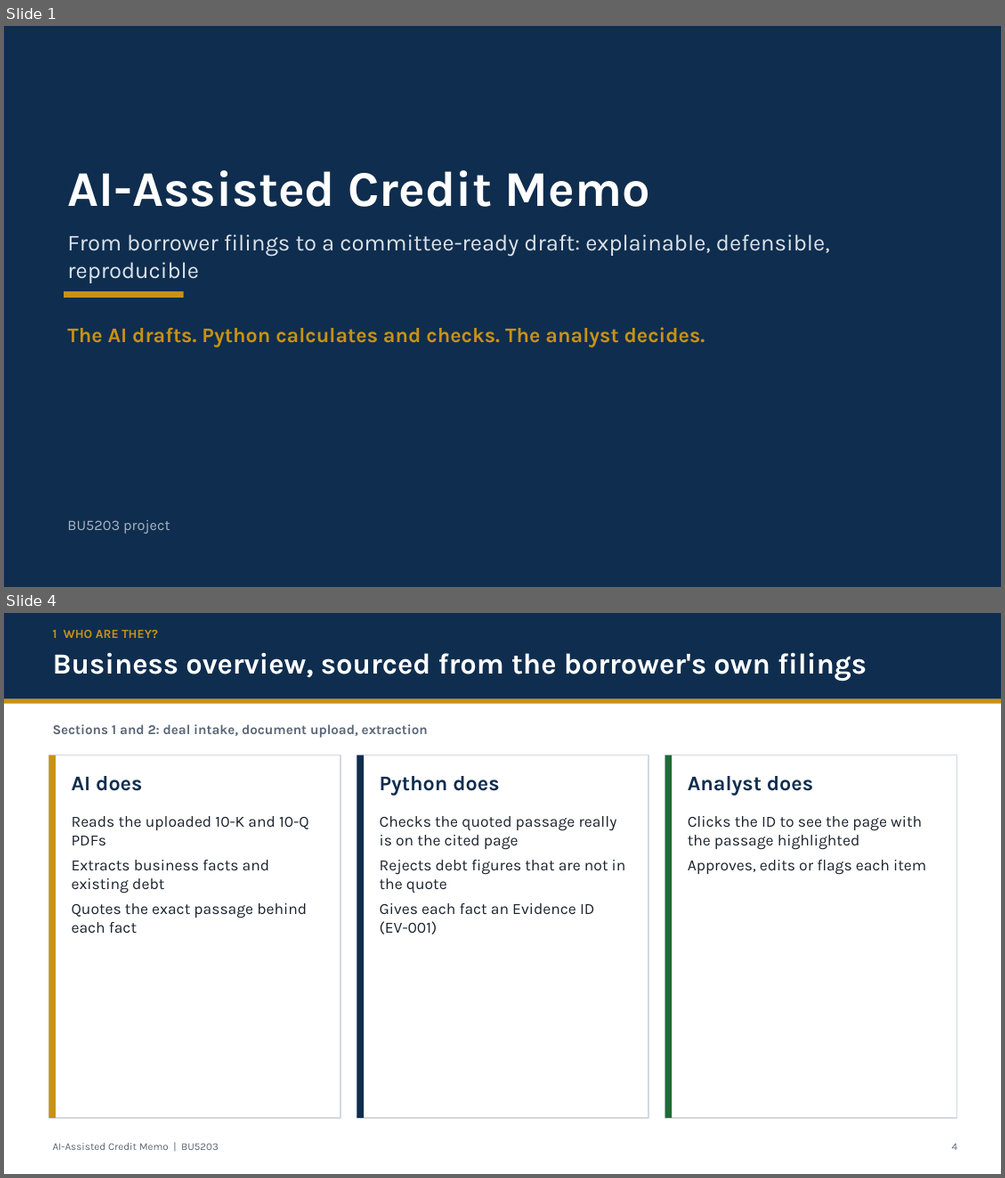
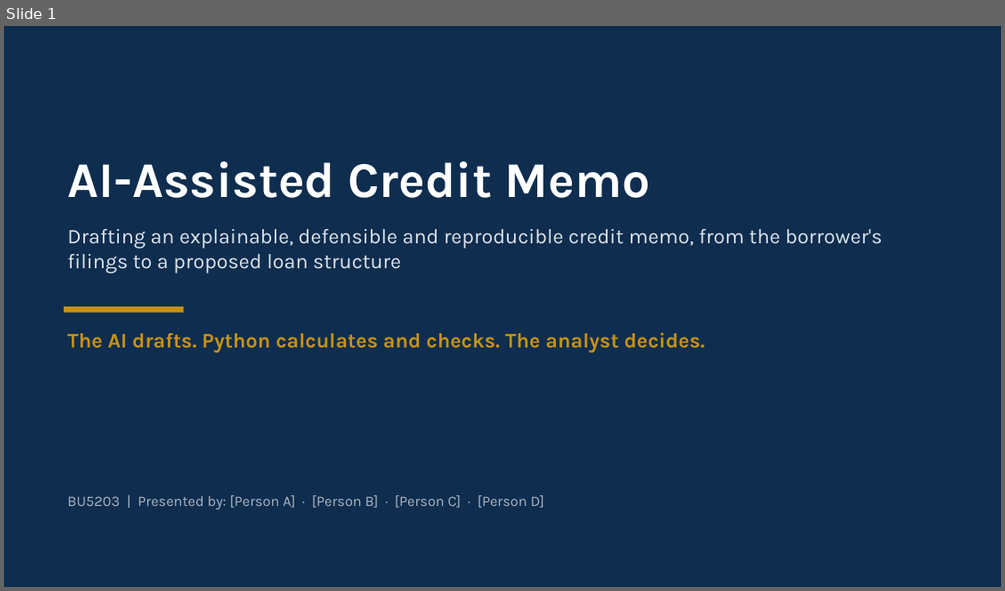
Before and after one commit to victor-CpUlU/BU5203, a slide deck: Credit_Memo_AI_Presentation.pptx. Shown one above the other, each under a label of ours: slides 1 and 4 before the commit, slide 1 after it; the slides between them are not shown. The pictures are 1005x1178 and 1005x591 pixels, drawn with LibreOffice and Linux fonts; fonts in the diff are those of the drawing. Boxes give left, top, right and bottom in pixels: in the first picture for what was removed or moved away, otherwise in the second. Text is boxed around its words. In the diff, an @@ line names an element or a change of style, - is before the commit and + after.

```diff
--- a/Credit_Memo_AI_Presentation.pptx
+++ b/Credit_Memo_AI_Presentation.pptx
@@ slide 4 removed at (4, 613, 1001, 1174), background #FFFFFF @@
@@ rectangle removed at (4, 613, 1001, 699) @@
@@ text removed at (53, 630, 158, 638) @@
-1 WHO ARE THEY?
@@ text removed at (53, 652, 866, 681) @@
-Business overview, sourced from the borrower's own filings
@@ rectangle removed at (4, 699, 1001, 704) @@
@@ text removed at (53, 724, 428, 738) @@
-Sections 1 and 2: deal intake, document upload, extraction
@@ rectangle removed at (48, 755, 340, 1118) @@
@@ rectangle removed at (48, 755, 56, 1118) @@
@@ rectangle removed at (357, 755, 648, 1118) @@
@@ rectangle removed at (357, 755, 364, 1118) @@
@@ rectangle removed at (665, 755, 956, 1118) @@
@@ rectangle removed at (665, 755, 672, 1118) @@
@@ text removed at (72, 776, 142, 791) @@
-AI does
@@ text removed at (380, 776, 499, 795) @@
-Python does
@@ text removed at (688, 776, 813, 795) @@
-Analyst does
@@ text removed at (72, 816, 309, 933) @@
-Reads the uploaded 10-K and 10-Q PDFs
-Extracts business facts and existing debt
-Quotes the exact passage behind each fact
@@ text removed at (380, 816, 626, 934) @@
-Checks the quoted passage really is on the cited page
-Rejects debt figures that are not in the quote
-Gives each fact an Evidence ID (EV-001)
@@ text removed at (688, 816, 926, 875) @@
-Clicks the ID to see the page with the passage highlighted
-Approves, edits or flags each item
@@ text removed at (53, 1143, 218, 1150) @@
-AI-Assisted Credit Memo | BU5203
@@ text removed at (952, 1143, 958, 1150) @@
-4
@@ slide 1 changed as well @@
@@ text "AI-Assisted Credit Memo": place and size @@
-text "AI-Assisted Credit Memo" at (67, 170, 649, 207)
+text "AI-Assisted Credit Memo" at (67, 161, 649, 198)
@@ text at (67, 229, 882, 273): text changed; size 22 to 20 pt @@
-From borrower filings to a committee-ready draft: explainable, defensible, reproducible
+Drafting an explainable, defensible and reproducible credit memo, from the borrower's filings to a proposed loan structure
@@ rectangle: place and size @@
-rectangle at (64, 291, 184, 297)
+rectangle at (64, 306, 184, 313)
@@ text "The AI drafts. Python calculates ...": place and size @@
-text "The AI drafts. Python calculates ..." at (67, 327, 705, 346)
+text "The AI drafts. Python calculates ..." at (67, 332, 705, 353)
@@ text at (67, 495, 544, 509): text changed @@
-BU5203 project
+BU5203 | Presented by: [Person A] · [Person B] · [Person C] · [Person D]
```
Also in this commit, not shown: 12 slides added, 7 other slides removed, 3 other files.
